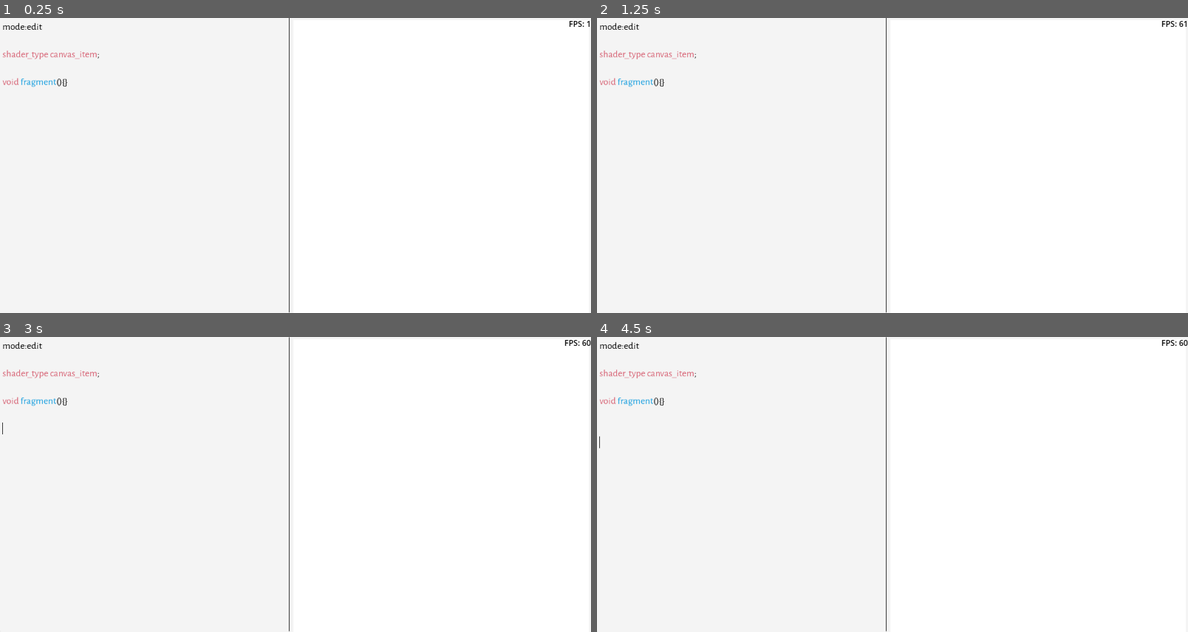
Above: before the commit, frames 1-4 (two rows, left to right).
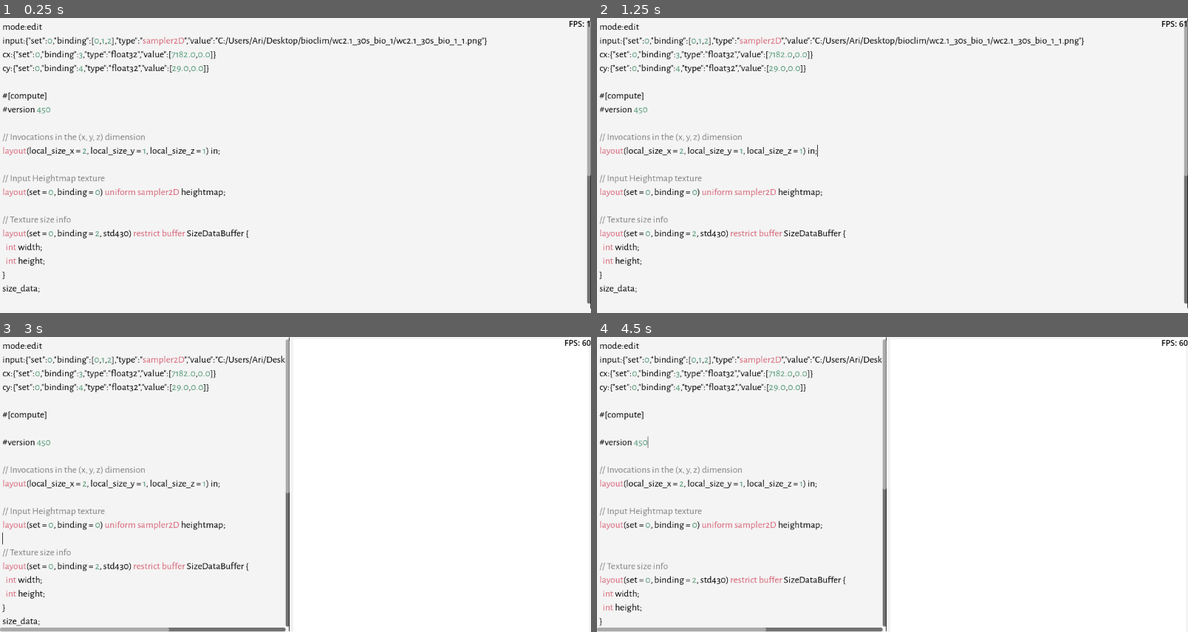
Above: after the commit, the same moments.

Repository: AriGrele/Shading_interface
Game: Godot game, scene res://main.tscn
Two runs of this game, one before a commit and one after it. Both use one fixed random seed, a clock stepped at 60 frames per second and the inputs below.
Inputs (mouse positions are in pixels of both pictures, inside the frame that each line leads up to):
- Up to frame 1 (0.25 s): no input
- Up to frame 2 (1.25 s): tap Enter at 0.5 s; move the mouse to (1022, 150) at 0.52 s; click (1022, 150) at 0.6 s
- Up to frame 3 (3 s): move the mouse to (177, 499) at 1.27 s; click (177, 499) at 1.35 s; tap Space at 2 s; move the mouse to (354, 419) at 2.02 s; click (354, 419) at 2.1 s; tap Enter at 2.75 s; move the mouse to (265, 543) at 2.77 s; click (265, 543) at 2.85 s
- Up to frame 4 (4.5 s): tap Space at 3.5 s; move the mouse to (1069, 528) at 3.52 s; click (1069, 528) at 3.6 s; tap Enter at 4.25 s; move the mouse to (715, 440) at 4.27 s; click (715, 440) at 4.35 s

The runs differ from the first frame. In frame 1, 4.6% of the frame differs, in the area x 0-100%, y 0-100%; in frame 2, 4.6%; in frame 3, 4.7%, in the area x 0-49%, y 0-100%; in frame 4, 4.7%.
Error after the commit: Cannot call method 'shader_compile_spirv_from_source' on a null value. (res://code/compute.gd:16)

Commit message:
image compute shaders

Diff:
--- a/code/compute.gd
+++ b/code/compute.gd
@@ -2,33 +2,111 @@
 
 var parse
 var inputs={}
+var textures={}
 
 var functions = preload("res://code/load_script.gd").new()
 
-func run_compute():
+func run_compute(compute_script):
 	var rd := RenderingServer.create_local_rendering_device()
 
-	var shader_file := load("compute_script.glsl")
-	var shader_spirv: RDShaderSPIRV = shader_file.get_spirv()
-	var shader      := rd.shader_create_from_spirv(shader_spirv)
+	var shader_src := RDShaderSource.new()
+	shader_src.set_stage_source(RenderingDevice.SHADER_STAGE_COMPUTE,compute_script.replace('#[compute]','')) #setting compute shader specifically, so need to remove compute header
+	print(shader_src)
+	print(shader_src.get_stage_source(RenderingDevice.SHADER_STAGE_COMPUTE))
+	var shader_spirv := rd.shader_compile_spirv_from_source(shader_src)
+	var shader       := rd.shader_create_from_spirv(shader_spirv)
+	print(shader_spirv)
+	print(shader)
+
 
 	# Prepare our data. We use floats in the shader, so we need 32 bit.
 	var uniforms={}
 	var buffers=[]
 	for input in inputs:
+
 		if not uniforms.has(inputs[input]['set']):uniforms[inputs[input]['set']]=[]
 
-		var item   := PackedFloat32Array(inputs[input]['value'])
-		var bytes  := item.to_byte_array()
-		var buffer := rd.storage_buffer_create(bytes.size(),bytes)
-		buffers.append(buffer)
+		var item
+		match inputs[input]['type']:
+			'string':    item = PackedStringArray(inputs[input]['value'])
+			'int32':     item = PackedInt32Array(inputs[input]['value'])
+			'float32':   item = PackedFloat32Array(inputs[input]['value'])
+			'int64':     item = PackedInt64Array(inputs[input]['value'])
+			'float64':   item = PackedFloat64Array(inputs[input]['value'])
+			'sampler2D':
+				if not textures.has(item):
+					textures[inputs[input]['value']] = parse.load_image(inputs[input]['value'])
+				item = textures[inputs[input]['value']]
+			_:
+				print('Type not supported')
+				item = PackedInt32Array([])
 
-		# Create a uniform to assign the buffer to the rendering device
-		var uniform         := RDUniform.new()
-		uniform.uniform_type = RenderingDevice.UNIFORM_TYPE_STORAGE_BUFFER
-		uniform.binding      = inputs[input]['binding'] # this needs to match the "binding" in our shader file
-		uniform.add_id(buffer)
-		uniforms[inputs[input]['set']].append(uniform)
+		if inputs[input]['type']=='sampler2D':
+			print(item)
+			var img     = item.get_image()
+			var img_pba = img.get_data()
+			var width   = item.get_width()
+			var height  = item.get_height()
+
+			print(width,' ',height)
+			var fmt        = RDTextureFormat.new()
+			fmt.width      = width
+			fmt.height     = height
+			fmt.usage_bits = RenderingDevice.TEXTURE_USAGE_CAN_UPDATE_BIT | RenderingDevice.TEXTURE_USAGE_SAMPLING_BIT
+			fmt.format     = RenderingDevice.DATA_FORMAT_R8G8B8A8_SRGB
+
+			var read_data = PackedByteArray(img_pba)
+
+			var v_tex      = rd.texture_create(fmt, RDTextureView.new(), [img_pba])
+			var samp_state = RDSamplerState.new()
+			samp_state.unnormalized_uvw = true
+			var samp       = rd.sampler_create(samp_state)
+
+			var tex_uniform          = RDUniform.new()
+			tex_uniform.uniform_type = RenderingDevice.UNIFORM_TYPE_SAMPLER_WITH_TEXTURE
+			tex_uniform.binding      = inputs[input]['binding'][0]
+			tex_uniform.add_id(samp)
+			tex_uniform.add_id(v_tex)
+			uniforms[inputs[input]['set']].append(tex_uniform)
+
+			# Create storage buffer for the input array.
+
+			# Initialise the byte array the shader will write to.
+			var write_data = PackedByteArray()
+			write_data.resize(read_data.size())
+
+			# Create storage buffer for the output array.
+			var write_buffer = rd.storage_buffer_create(write_data.size(), write_data)
+			buffers.append(write_buffer)
+
+			var write_uniform         := RDUniform.new()
+			write_uniform.uniform_type = RenderingDevice.UNIFORM_TYPE_STORAGE_BUFFER
+			write_uniform.binding      = inputs[input]['binding'][1]
+			write_uniform.add_id(write_buffer)
+			uniforms[inputs[input]['set']].append(write_uniform)
+
+			# Create buffer for sending grid size data to array.
+			var size_data_bytes := PackedByteArray(PackedInt32Array([width, height]).to_byte_array())
+			var size_buffer = rd.storage_buffer_create(8, size_data_bytes)
+			buffers.append(size_buffer)
+
+			var size_uniform         := RDUniform.new()
+			size_uniform.uniform_type = RenderingDevice.UNIFORM_TYPE_STORAGE_BUFFER
+			size_uniform.binding      = inputs[input]['binding'][2]
+			size_uniform.add_id(size_buffer)
+			uniforms[inputs[input]['set']].append(size_uniform)
+
+		else:
+			var bytes   = item.to_byte_array()
+			var buffer := rd.storage_buffer_create(bytes.size(),bytes)
+			buffers.append(buffer)
+
+			# Create a uniform to assign the buffer to the rendering device
+			var uniform         := RDUniform.new()
+			uniform.uniform_type = RenderingDevice.UNIFORM_TYPE_STORAGE_BUFFER
+			uniform.binding      = inputs[input]['binding']
+			uniform.add_id(buffer)
+			uniforms[inputs[input]['set']].append(uniform)
 
 	# Create a compute pipeline
 	var pipeline     := rd.compute_pipeline_create(shader)
@@ -36,10 +114,10 @@
 	rd.compute_list_bind_compute_pipeline(compute_list, pipeline)
 
 	var uniform_sets={}
+	print('uniforms: ',uniforms)
 	for set in uniforms:
-		uniform_sets[set] = rd.uniform_set_create(uniforms[set],shader,set) # the last parameter (the 0) needs to match the "set" in our shader file
+		uniform_sets[set] = rd.uniform_set_create(uniforms[set],shader,set)
 		rd.compute_list_bind_uniform_set(compute_list,uniform_sets[set],set)
-
 
 	rd.compute_list_dispatch(compute_list, 5, 1, 1)
 	rd.compute_list_end()
@@ -49,12 +127,12 @@
 	rd.sync()
 
 	# Read back the data from the buffer
-	for buffer in buffers:
-		var output_bytes := rd.buffer_get_data(buffer)
-		var output       := output_bytes.to_float32_array()
-		print(output)
+	var output_bytes := rd.buffer_get_data(buffers[2])
+	var output       := output_bytes.to_float32_array()
+	print(output)
 
 func parse_compute(text):
+	print('compute')
 	var value          = Array(text.split('#[compute]'))
 	var options        = value.pop_at(0)
 	var compute_script = '#[compute]'+''.join(value)
@@ -65,14 +143,11 @@
 		if len(pair)>1:
 			var types=pair.pop_at(0)
 			var item=JSON.parse_string(':'.join(pair))
-
 			if item:
-				if item.has('set') and item.has('binding') and item.has('value'):
+				if item.has('set') and item.has('binding') and item.has('value') and item.has('type'):
 					inputs[types]=item
 
-	functions.save(compute_script,'compute_script.glsl')
-
-	run_compute()
+	run_compute(compute_script)
 
 func _ready():
 	parse=get_node('../parse_script')
--- a/code/parse_script.gd
+++ b/code/parse_script.gd
@@ -22,13 +22,14 @@
 	shader=Shader.new()
 
 func _on_script_text_changed():
-
+	print('updated')
 	var value         = Array(input.get_text().split('shader_type'))
 	var options       = value.pop_at(0)
 	var shader_script = 'shader_type'+''.join(value)
 	var parms         = {}
 
 	if '#[compute]\n#version 450' in options:
+		print(options)
 		shader_script=''
 		right.hide()
 		compute.emit(options)
--- a/main.tscn
+++ b/main.tscn
@@ -122,20 +122,20 @@
 theme_override_colors/font_color = Color(0, 0, 0, 1)
 script = ExtResource("7_jybdq")
 
+[node name="compute" type="Node2D" parent="."]
+script = ExtResource("13_vh0cf")
+
 [node name="parse_script" type="Node2D" parent="."]
 script = ExtResource("2_8lfqj")
 
 [node name="parse_parms" type="Node2D" parent="."]
 script = ExtResource("7_spbgv")
 
-[node name="load_script" type="Node2D" parent="."]
-script = ExtResource("5_0h2bw")
-
 [node name="pan_zoom" type="Node2D" parent="."]
 script = ExtResource("9_qbejb")
 
-[node name="compute" type="Node2D" parent="."]
-script = ExtResource("13_vh0cf")
+[node name="load_script" type="Node2D" parent="."]
+script = ExtResource("5_0h2bw")
 
 [connection signal="text_changed" from="screen/cols/text/script" to="parse_script" method="_on_script_text_changed"]
 [connection signal="mouse_entered" from="screen/cols/himage/vimage/imagerect" to="pan_zoom" method="_on_imagerect_mouse_entered"]
Not shown, changed: compute_script.glsl.import
Binary file added: image.png
Not shown, added: image.png.import
Not shown, changed: input.txt
Not shown, changed: .Rhistory
Not shown, changed: shader_link.R
